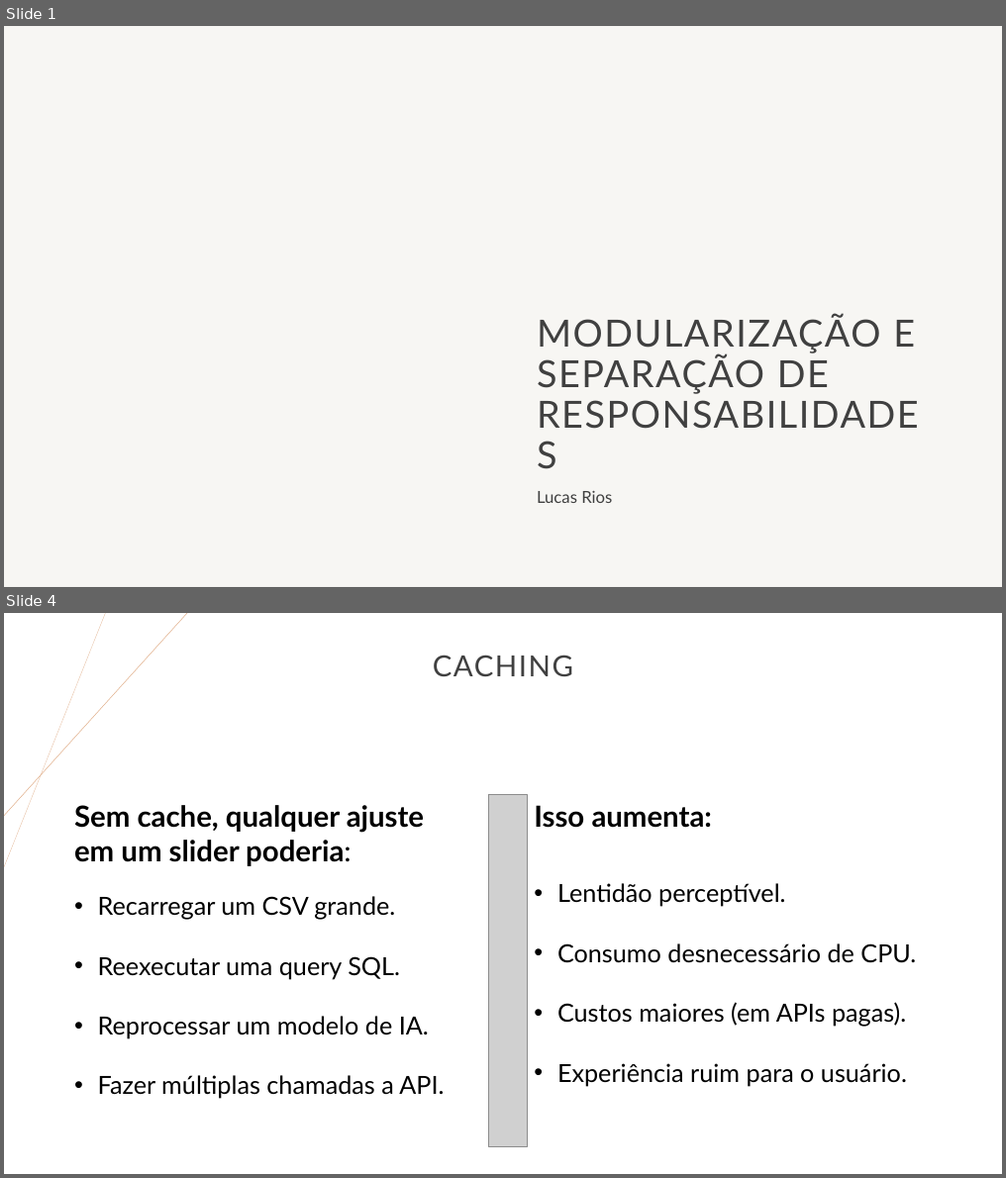
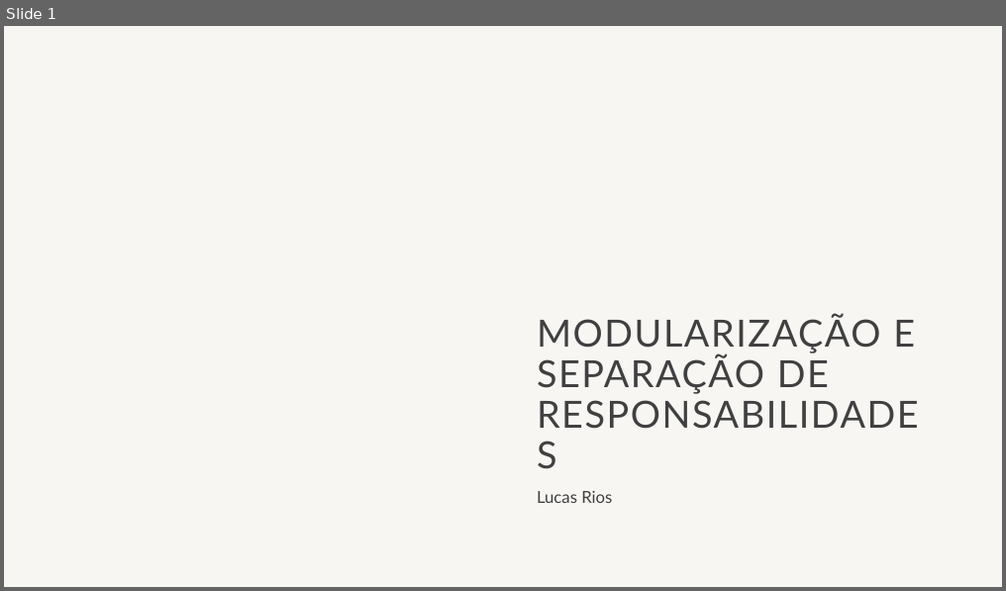
Before and after one commit to LucasRios/FIAP, a slide deck: Aula06/Aula6.pptx. Shown one above the other, each under a label of ours: slides 1 and 4 before the commit, slide 1 after it; the slides between them are not shown. The pictures are 1006x1178 and 1006x591 pixels, drawn with LibreOffice and Linux fonts; fonts in the diff are those of the drawing; grey boxes stand for pictures; background and template pictures are left out. Boxes give left, top, right and bottom in pixels: in the first picture for what was removed or moved away, otherwise in the second. Text is boxed around its words. In the diff, an @@ line names an element or a change of style, - is before the commit and + after.

```diff
--- a/Aula06/Aula6.pptx
+++ b/Aula06/Aula6.pptx
@@ slide 4 removed at [4,613,1002,1174], background #FFFFFF @@
@@ line removed from (105, 613) to (4, 867) @@
@@ line removed from (187, 613) to (4, 816) @@
@@ title removed at [433,655,573,676] @@
-CACHING
@@ text removed at [74,805,444,1099] @@
-Sem cache, qualquer ajuste em um slider poderia:
-• Recarregar um CSV grande.
-• Reexecutar uma query SQL.
-• Reprocessar um modelo de IA.
-• Fazer múltiplas chamadas a API.
@@ picture removed at [489,794,528,1147] @@
@@ text removed at [534,805,916,1086] @@
-Isso aumenta:
-• Lentidão perceptível.
-• Consumo desnecessário de CPU.
-• Custos maiores (em APIs pagas).
-• Experiência ruim para o usuário.
```
Also in this commit, not shown: 23 slides added, 14 other slides removed.
